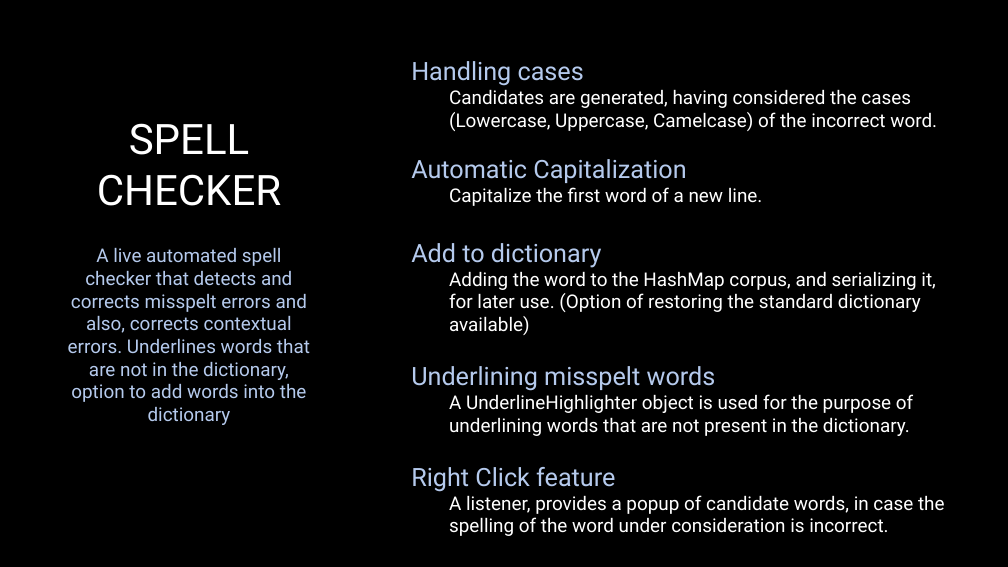
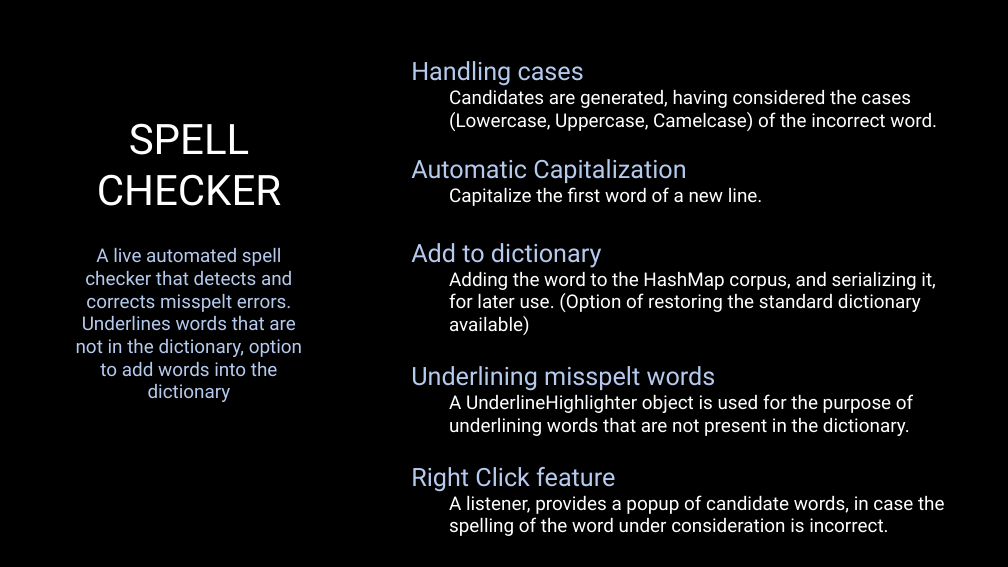
Before and after one commit to Tushar-Naik/NLP, a slide deck: slide 7 of Integrated Text Editor New.pptx. Drawn at 1008x567 pixels with LibreOffice and Linux fonts; fonts in the diff are those of the drawing; background and template pictures are left out. Boxes give left, top, right and bottom in pixels: in the first picture for what was removed or moved away, otherwise in the second. Text is boxed around its words. In the diff, an @@ line names an element or a change of style, - is before the commit and + after.

```diff
--- a/Integrated Text Editor New.pptx
+++ b/Integrated Text Editor New.pptx
@@ text at box(76, 248, 302, 402): text changed @@
-A live automated spell checker that detects and corrects misspelt errors and also, corrects contextual errors. Underlines words that are not in the dictionary, option to add words into the dictionary
+A live automated spell checker that detects and corrects misspelt errors. Underlines words that are not in the dictionary, option to add words into the dictionary
```
Also in this commit, not shown: 7 other slides changed, 1 slide removed.
